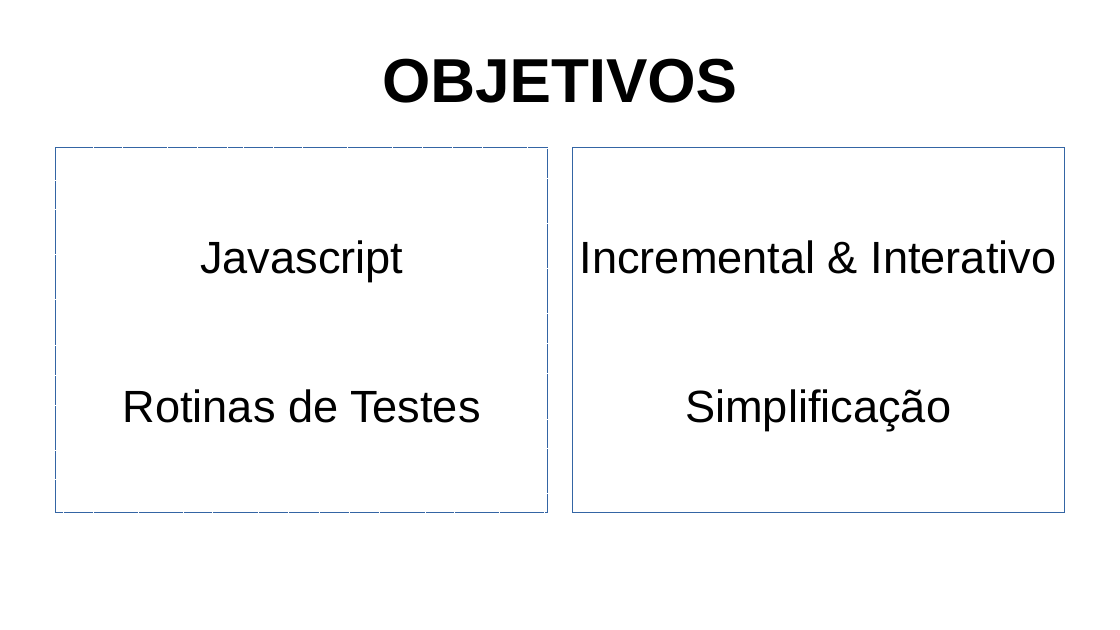
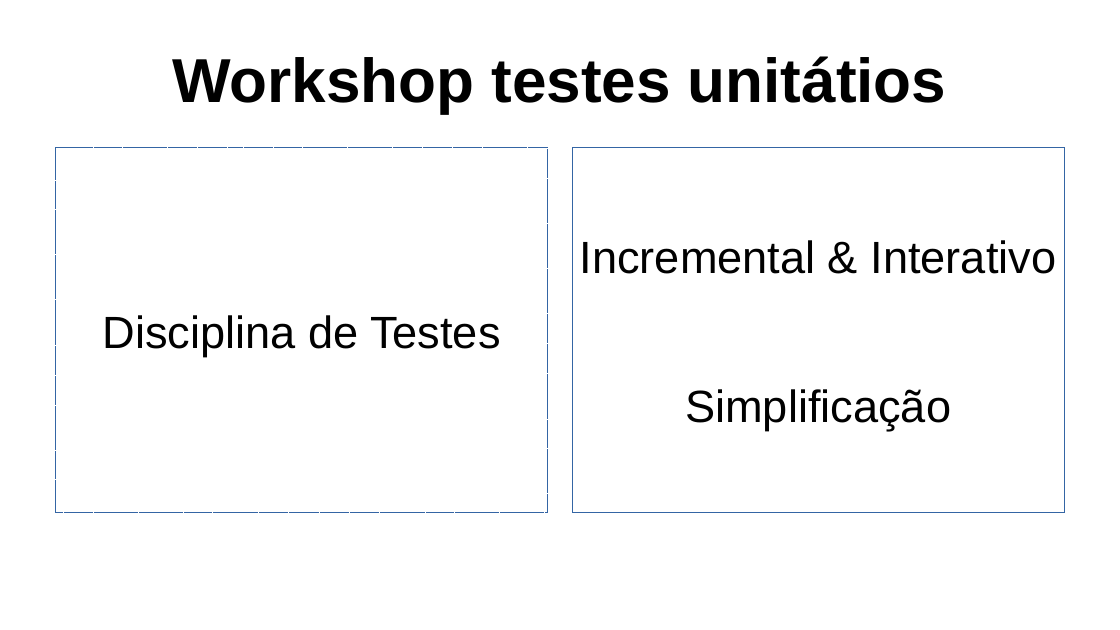
Before and after one commit to itacirgabral/specjs, a slide deck: slide 5 of apres.odp (slide 4 before the commit). Drawn at 1120x630 pixels with LibreOffice and Linux fonts; fonts in the diff are those of the drawing. Boxes give left, top, right and bottom in pixels: in the first picture for what was removed or moved away, otherwise in the second. Text is boxed around its words. In the diff, an @@ line names an element or a change of style, - is before the commit and + after.

```diff
--- a/apres.odp
+++ b/apres.odp
@@ title at box(172, 56, 946, 113): text changed @@
-OBJETIVOS
+Workshop testes unitátios
@@ text at box(103, 315, 500, 356): text changed @@
-Javascript
-Rotinas de Testes
+Disciplina de Testes
```
Also in this commit, not shown: 2 other slides changed, 3 slides added, 2 slides removed, 36 other files.
